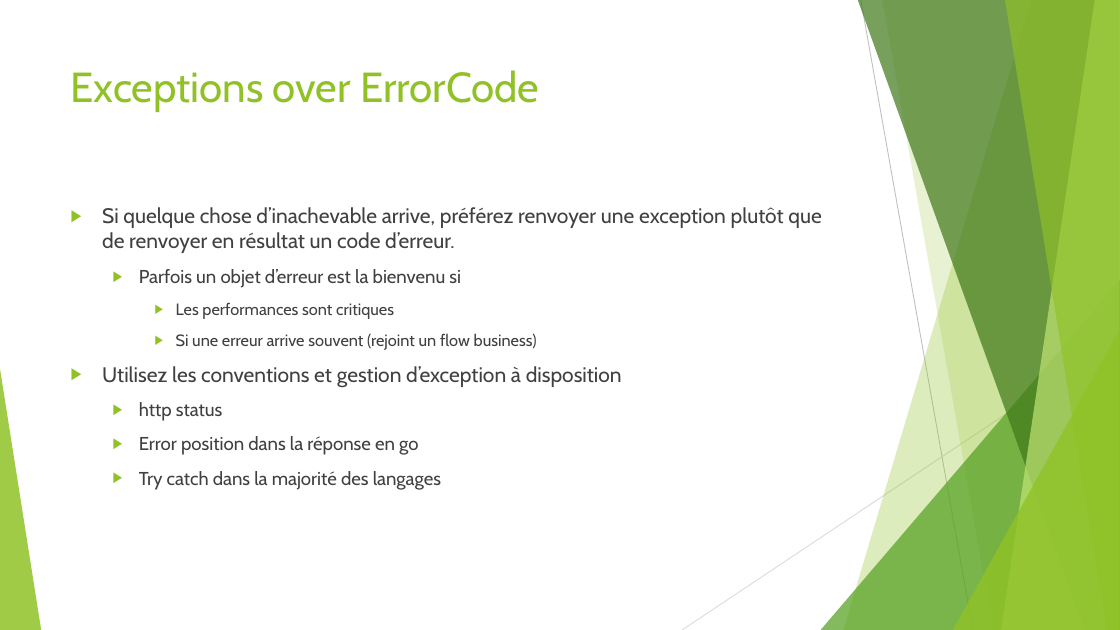
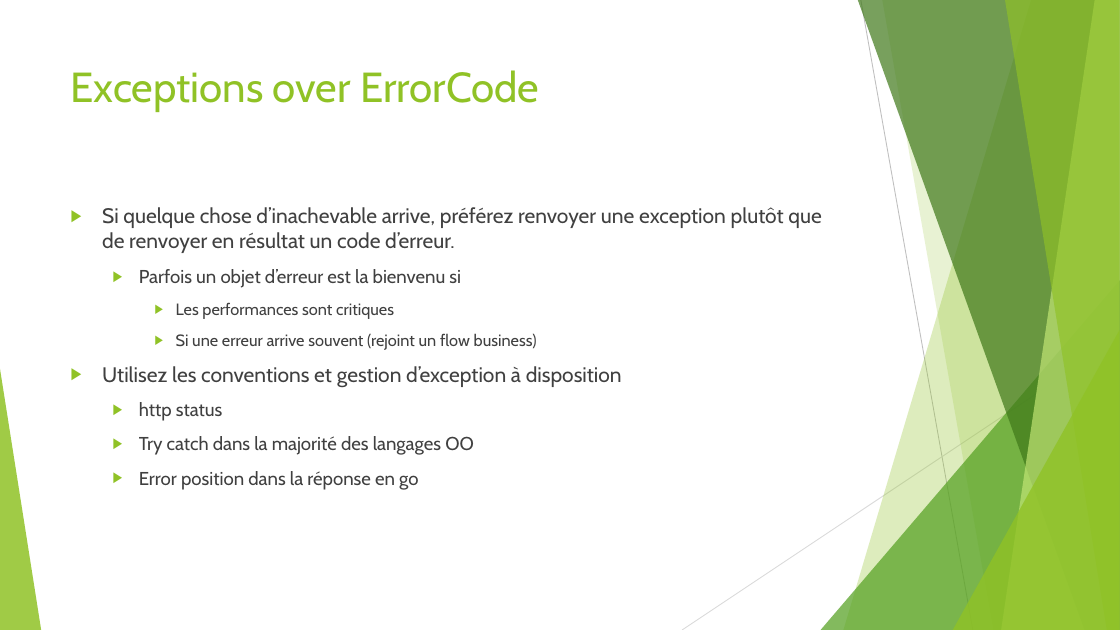
Before and after one commit to worming004/SimpleIsNotEasy, a slide deck: slide 29 of PPT/Easy != Simple.pptx (slide 21 before the commit). Drawn at 1120x630 pixels with LibreOffice and Linux fonts; fonts in the diff are those of the drawing. Boxes give left, top, right and bottom in pixels: in the first picture for what was removed or moved away, otherwise in the second. Text is boxed around its words. In the diff, an @@ line names an element or a change of style, - is before the commit and + after.

```diff
--- a/PPT/Easy != Simple.pptx
+++ b/PPT/Easy != Simple.pptx
@@ text at <box>139,436,474,455</box>: paragraph added @@
+  ▶ Try catch dans la majorité des langages OO
@@ text at <box>139,471,441,490</box>: paragraph removed @@
-  ▶ Try catch dans la majorité des langages
```
Also in this commit, not shown: 11 other slides changed, 8 slides added, 15 other files.
